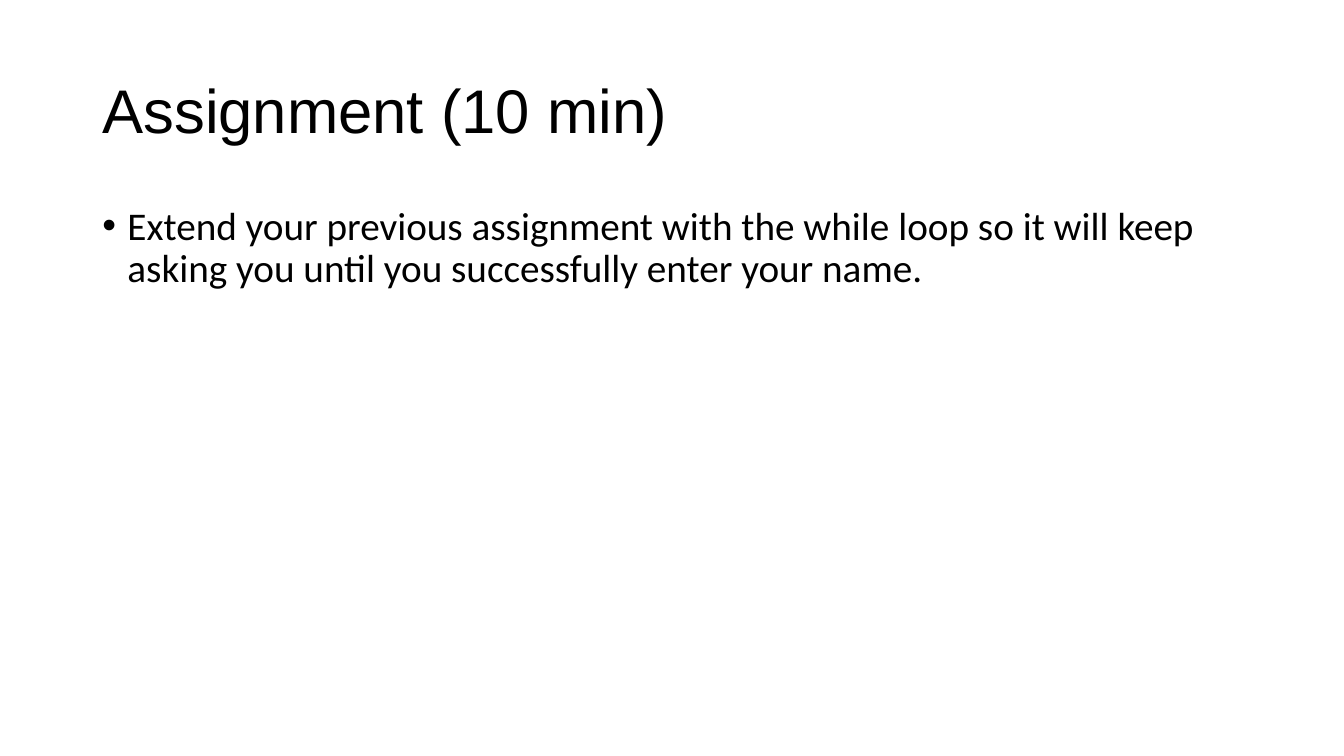
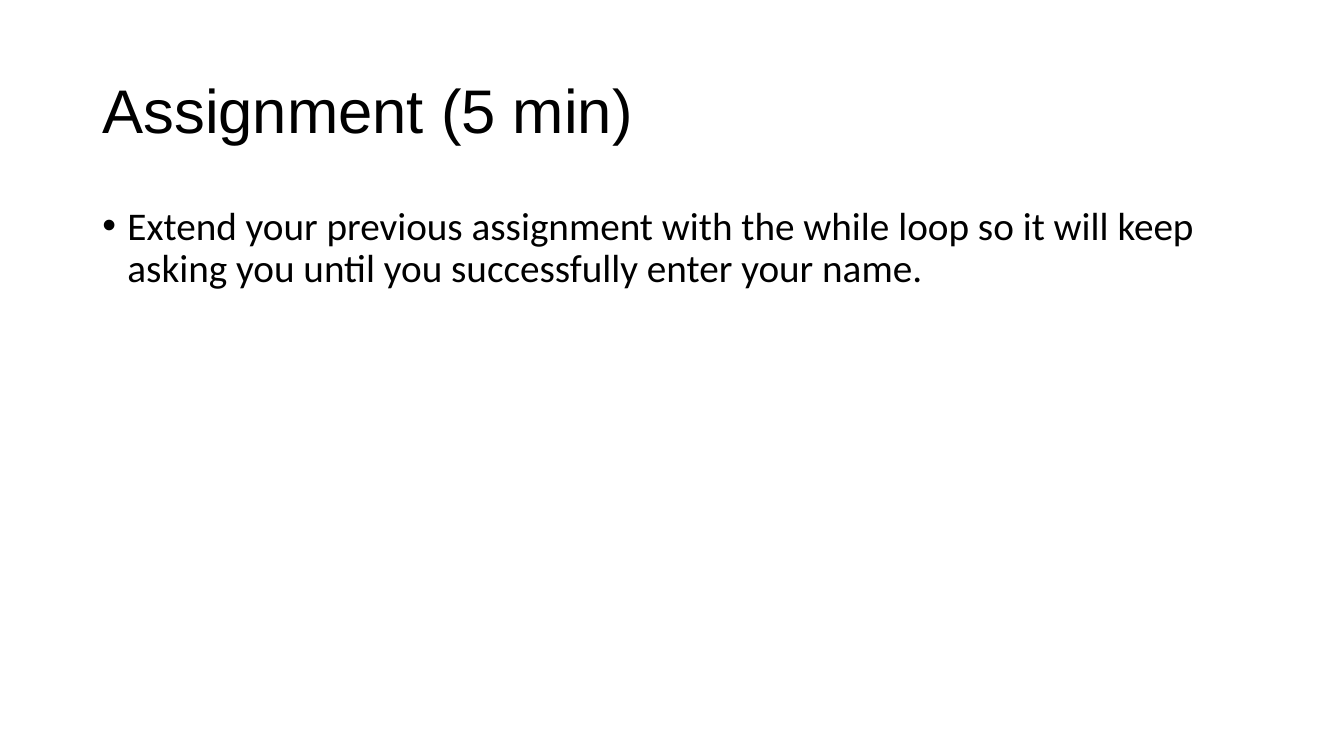
Before and after one commit to JoZonneveld/TCR-python-lessons, a slide deck: slide 18 of Lessons/Lesson 1/Introduction to Python.pptx. Drawn at 1344x756 pixels with LibreOffice and Linux fonts; fonts in the diff are those of the drawing; background and template pictures are left out. Boxes give left, top, right and bottom in pixels: in the first picture for what was removed or moved away, otherwise in the second. Text is boxed around its words. In the diff, an @@ line names an element or a change of style, - is before the commit and + after.

```diff
--- a/Lessons/Lesson 1/Introduction to Python.pptx
+++ b/Lessons/Lesson 1/Introduction to Python.pptx
@@ text at <box>102,88,633,144</box>: text changed @@
-Assignment (10 min)
+Assignment (5 min)
```
Also in this commit, not shown: 1 other slide changed, 1 other file.
